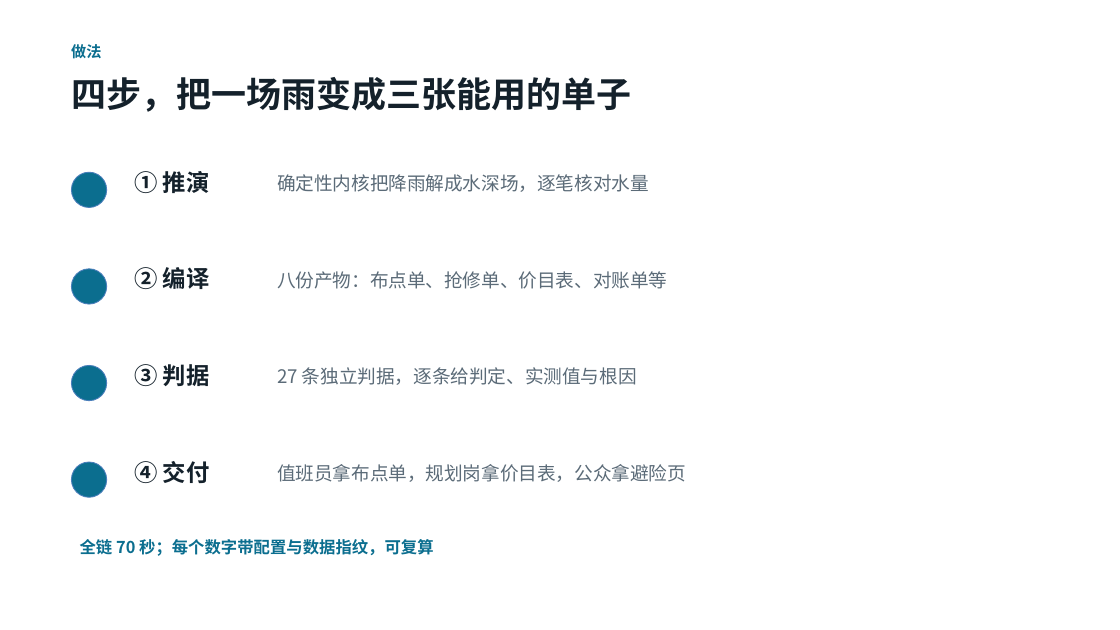
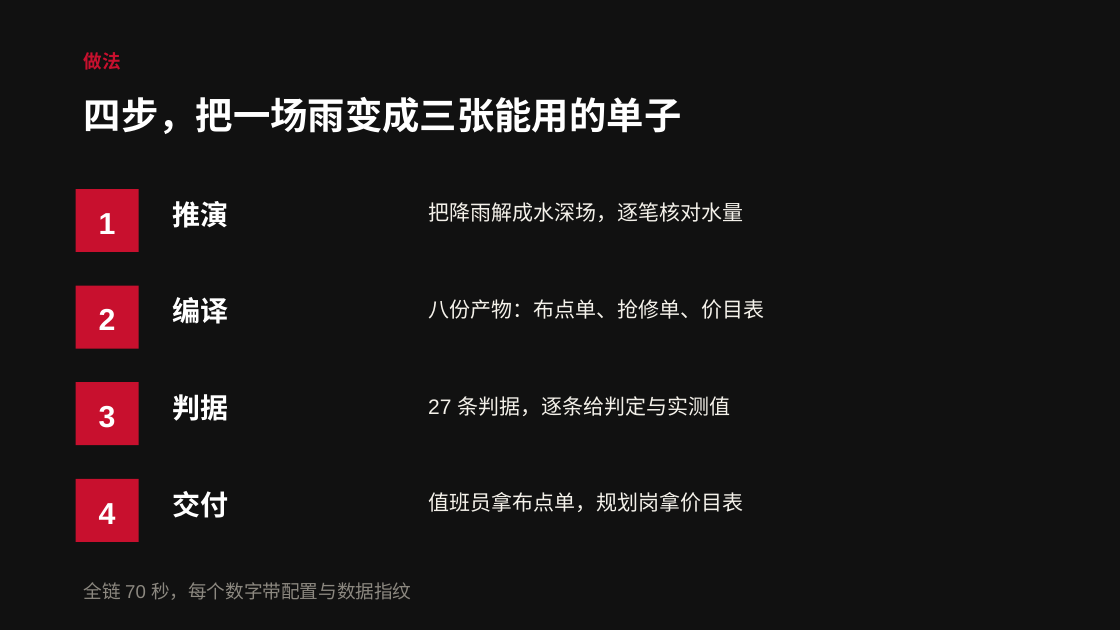
Before and after one commit to toki0413/typhoeus, a slide deck: slide 3 of docs/demo/typhoeus-demo.pptx. Drawn at 1120x630 pixels with LibreOffice and Linux fonts; fonts in the diff are those of the drawing. Boxes give left, top, right and bottom in pixels: in the first picture for what was removed or moved away, otherwise in the second. Text is boxed around its words. In the diff, an @@ line names an element or a change of style, - is before the commit and + after.

```diff
--- a/docs/demo/typhoeus-demo.pptx
+++ b/docs/demo/typhoeus-demo.pptx
@@ rectangle added at [0,0,1120,630], fill #111111 @@
@@ text "做法": place and size @@
-text "做法" at [71,44,101,59]
+text "做法" at [84,52,121,70]
@@ text "做法" at [84,52,121,70]: size 13 to 16 pt, font Noto Sans CJK SC to Arial, text colour #0B6E8F to #C8102E @@
@@ text "四步，把一场雨变成三张能用的单子": place and size @@
-text "四步，把一场雨变成三张能用的单子" at [71,77,631,112]
+text "四步，把一场雨变成三张能用的单子" at [84,97,682,134]
@@ text "四步，把一场雨变成三张能用的单子" at [84,97,682,134]: size 30 to 32 pt, font Noto Sans CJK SC to Arial, text colour #14212B to #FFFFFF @@
@@ ellipse removed at [71,172,107,208] @@
@@ rectangle added at [76,189,139,252], fill #C8102E @@
@@ text at [172,201,228,228]: text changed; size 20 to 24 pt; font Noto Sans CJK SC to Arial; text colour #14212B to #FFFFFF @@
-① 推演
+推演
@@ text at [428,202,743,222]: text changed; size 16 to 18 pt; font Noto Sans CJK SC to Arial; text colour #5B6B78 to #F4F1EA @@
-确定性内核把降雨解成水深场，逐笔核对水量
+把降雨解成水深场，逐笔核对水量
@@ text added at [99,213,116,234], 26 pt, text #FFFFFF, bold @@
+1
@@ ellipse removed at [71,269,107,304] @@
@@ rectangle added at [76,286,139,349], fill #C8102E @@
@@ text at [172,297,228,324]: text changed; size 20 to 24 pt; font Noto Sans CJK SC to Arial; text colour #14212B to #FFFFFF @@
-② 编译
+编译
@@ text at [428,299,764,319]: text changed; size 16 to 18 pt; font Noto Sans CJK SC to Arial; text colour #5B6B78 to #F4F1EA @@
-八份产物：布点单、抢修单、价目表、对账单等
+八份产物：布点单、抢修单、价目表
@@ text added at [99,309,116,330], 26 pt, text #FFFFFF, bold @@
+2
@@ ellipse removed at [71,365,107,401] @@
@@ rectangle added at [76,382,139,445], fill #C8102E @@
@@ text added at [99,406,116,428], 26 pt, text #FFFFFF, bold @@
+3
@@ text at [172,394,228,421]: text changed; size 20 to 24 pt; font Noto Sans CJK SC to Arial; text colour #14212B to #FFFFFF @@
-③ 判据
+判据
@@ text at [428,396,730,416]: text changed; size 16 to 18 pt; font Noto Sans CJK SC to Arial; text colour #5B6B78 to #F4F1EA @@
-27 条独立判据，逐条给判定、实测值与根因
+27 条判据，逐条给判定与实测值
@@ ellipse removed at [71,462,107,497] @@
@@ rectangle added at [76,479,139,542], fill #C8102E @@
@@ text added at [99,503,116,524], 26 pt, text #FFFFFF, bold @@
+4
@@ text at [172,491,228,518]: text changed; size 20 to 24 pt; font Noto Sans CJK SC to Arial; text colour #14212B to #FFFFFF @@
-④ 交付
+交付
@@ text at [428,492,743,512]: text changed; size 16 to 18 pt; font Noto Sans CJK SC to Arial; text colour #5B6B78 to #F4F1EA @@
-值班员拿布点单，规划岗拿价目表，公众拿避险页
+值班员拿布点单，规划岗拿价目表
@@ text at [84,582,411,600]: text changed; size 14 to 16 pt; font Noto Sans CJK SC to Arial; text colour #0B6E8F to #8C8880; bold off @@
-全链 70 秒；每个数字带配置与数据指纹，可复算
+全链 70 秒，每个数字带配置与数据指纹
```
Also in this commit, not shown: 12 other slides changed, 9 other files.
